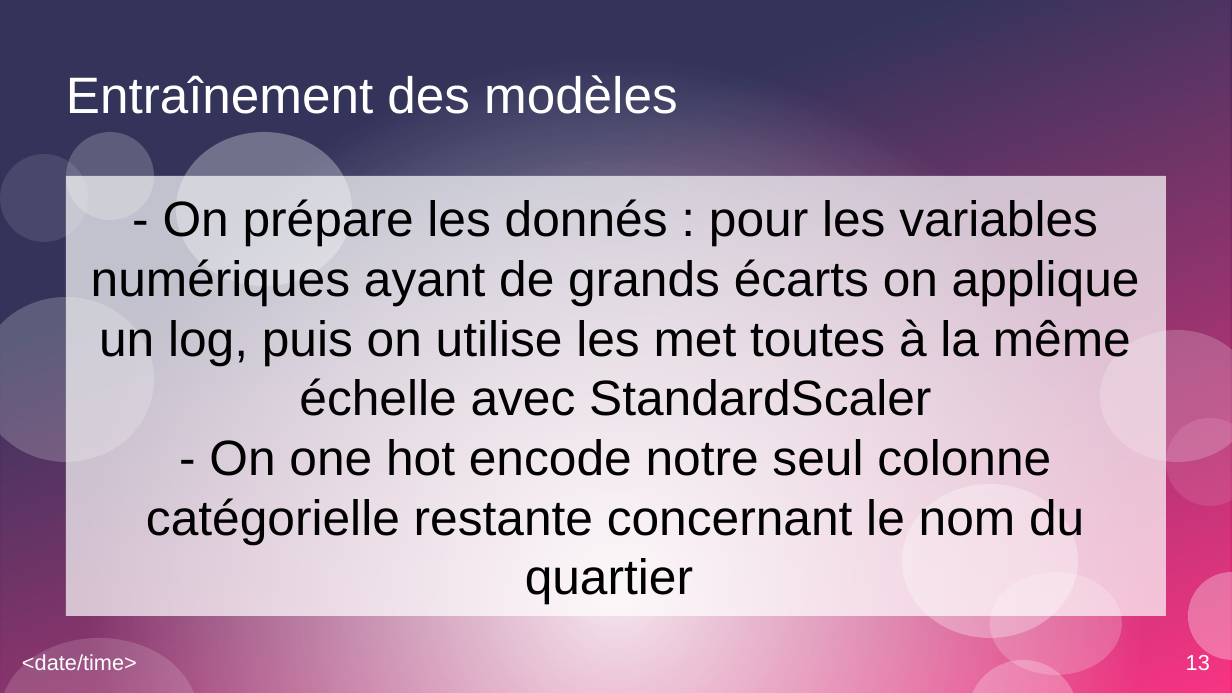
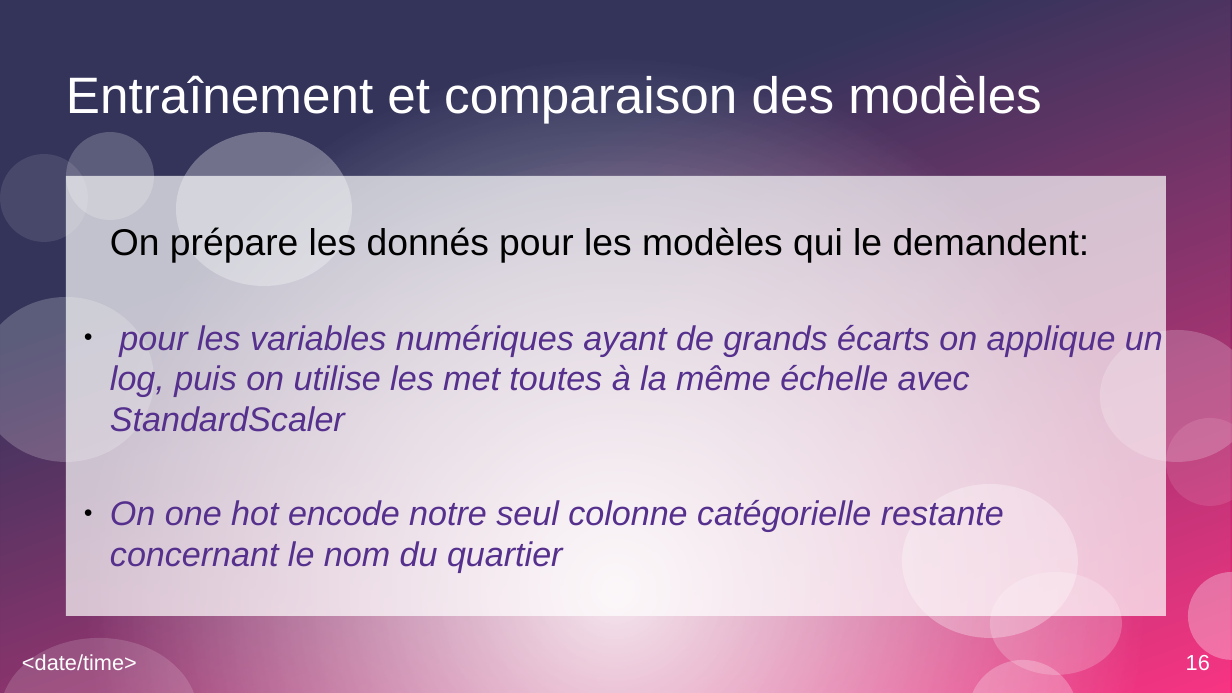
Before and after one commit to Apinsun/Projet3, a slide deck: slide 16 of présentation.odp (slide 13 before the commit). Drawn at 1232x693 pixels with LibreOffice and Linux fonts; fonts in the diff are those of the drawing. Boxes give left, top, right and bottom in pixels: in the first picture for what was removed or moved away, otherwise in the second. Text is boxed around its words. In the diff, an @@ line names an element or a change of style, - is before the commit and + after.

```diff
--- a/présentation.odp
+++ b/présentation.odp
@@ title at bbox=[66, 75, 1042, 124]: text changed @@
-Entraînement des modèles
+Entraînement et comparaison des modèles
@@ subtitle at bbox=[110, 227, 1163, 573]: text changed; size 32 to 22 pt; text colour #000000 to #55308D; italic on @@
-- On prépare les donnés : pour les variables numériques ayant de grands écarts on applique un log, puis on utilise les met toutes à la même échelle avec StandardScaler
-- On one hot encode notre seul colonne catégorielle restante concernant le nom du quartier
+On prépare les donnés pour les modèles qui le demandent:
+● pour les variables numériques ayant de grands écarts on applique un log, puis on utilise les met toutes à la même échelle avec StandardScaler
+● On one hot encode notre seul colonne catégorielle restante concernant le nom du quartier
@@ page number at bbox=[1186, 653, 1210, 670]: text changed @@
-13
+16
```
Also in this commit, not shown: 12 other slides changed, 8 slides added, 2 slides removed, 1 other file.
